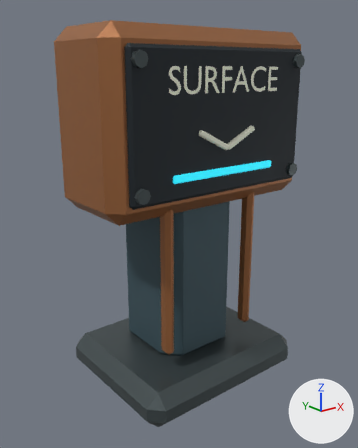
A saved change to the glTF model public/assets/wildshard-art/e10a-vault-return-pedestal.glb.
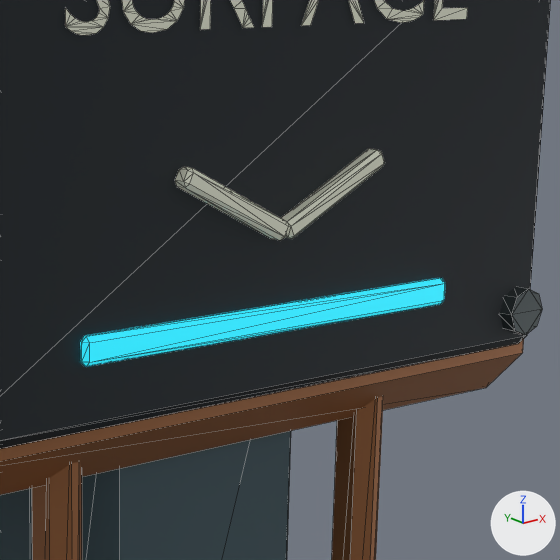
There are two pictures of each version: one whole from a 50 mm camera at (-1.155, -1.42, 1.188) aimed at (-0.019, 0.0, 0.62), one close up on the part from 42% to 84% of the width and 19% to 53% of the height. The lights are fixed; the arrows at lower right show +X, +Y and +Z. The first two pictures are the older version. The close-ups show mesh edges as thin lines. Where no turn or scale is listed for an object, it has been applied to the vertices. Vertices at exactly the same position are counted once.

The first close-up shows 'E10a surface return pedestal'.
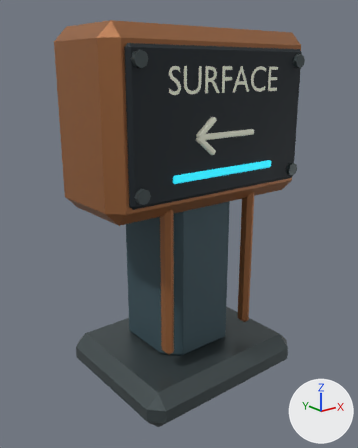
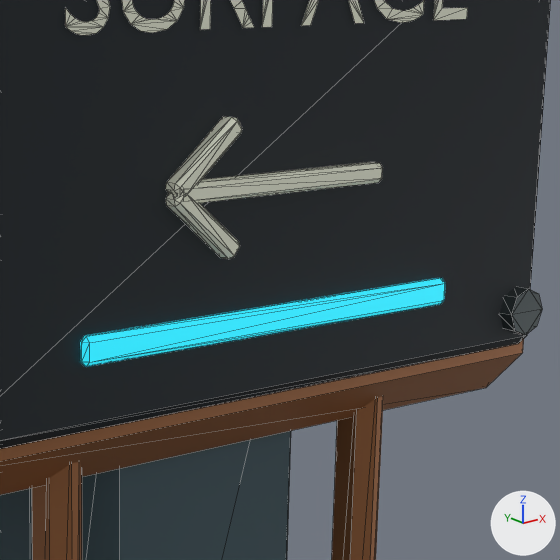
Where the change shows, as pixel boxes [x1, y1, x2, y2] in the close-ups (560 x 560 px; the box of a moved part takes in the faces that stretch with it):
part 1 of me_e10a_surface_return_pedestal, rebuilt: before [175, 167, 289, 241]; after [166, 194, 240, 259]
part 2 of me_e10a_surface_return_pedestal, added: after [166, 116, 242, 195]
part 3 of me_e10a_surface_return_pedestal, moved or reshaped: before [281, 149, 385, 239]; after [179, 162, 382, 203]

Patch to the scene script:
```diff
--- a/public/assets/wildshard-art/e10a-vault-return-pedestal.glb.py
+++ b/public/assets/wildshard-art/e10a-vault-return-pedestal.glb.py
@@ me_e10a_surface_return_pedestal @@
 # used by ob_e10a_surface_return_pedestal; location = (0.0, 0.0, 0.0)
-me_e10a_surface_return_pedestal.from_pydata(...)  # 457 vertices, 675 faces; spans x -0.43..0.43, y -0.3..0.3, z 0.0..1.315
+me_e10a_surface_return_pedestal.from_pydata(...)  # 481 vertices, 719 faces; spans x -0.43..0.43, y -0.3..0.3, z 0.0..1.315
+# me_e10a_surface_return_pedestal part 1: the loose piece of 24 vertices spanning x -0.122..0.002, y -0.243..-0.224, z 0.932..1.003 is rebuilt with 24 vertices and now spans x -0.132..-0.057, y -0.243..-0.224, z 0.922..0.986
+# me_e10a_surface_return_pedestal part 2: a new loose piece of 24 vertices spanning x -0.132..-0.057, y -0.243..-0.224, z 0.978..1.042, in mat_e10a_pale_wayfinding (light grey #d3d6c4)
+# me_e10a_surface_return_pedestal part 3
+# 9 vertices are removed from x 0.0..0.122, y -0.243..-0.224, z 0.934..1.001
+# 44 faces are deleted
+# 13 vertices move from x -0.002..0.122, y -0.243..-0.224, z 0.932..1.003 to x -0.129..0.12, y -0.243..-0.224, z 0.973..0.991
+# 9 vertices are added at x -0.129..0.116, y -0.243..-0.224, z 0.973..0.991
+# 44 new faces join them, mat_e10a_pale_wayfinding (light grey #d3d6c4)
 me_e10a_surface_return_pedestal.materials.append(mat_e10a_pale_wayfinding)
```
